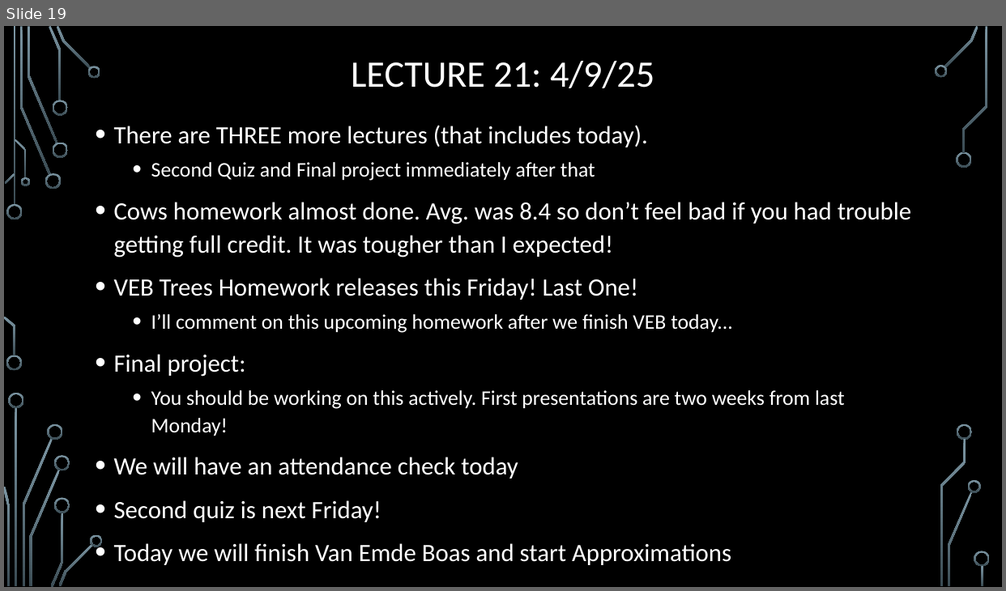
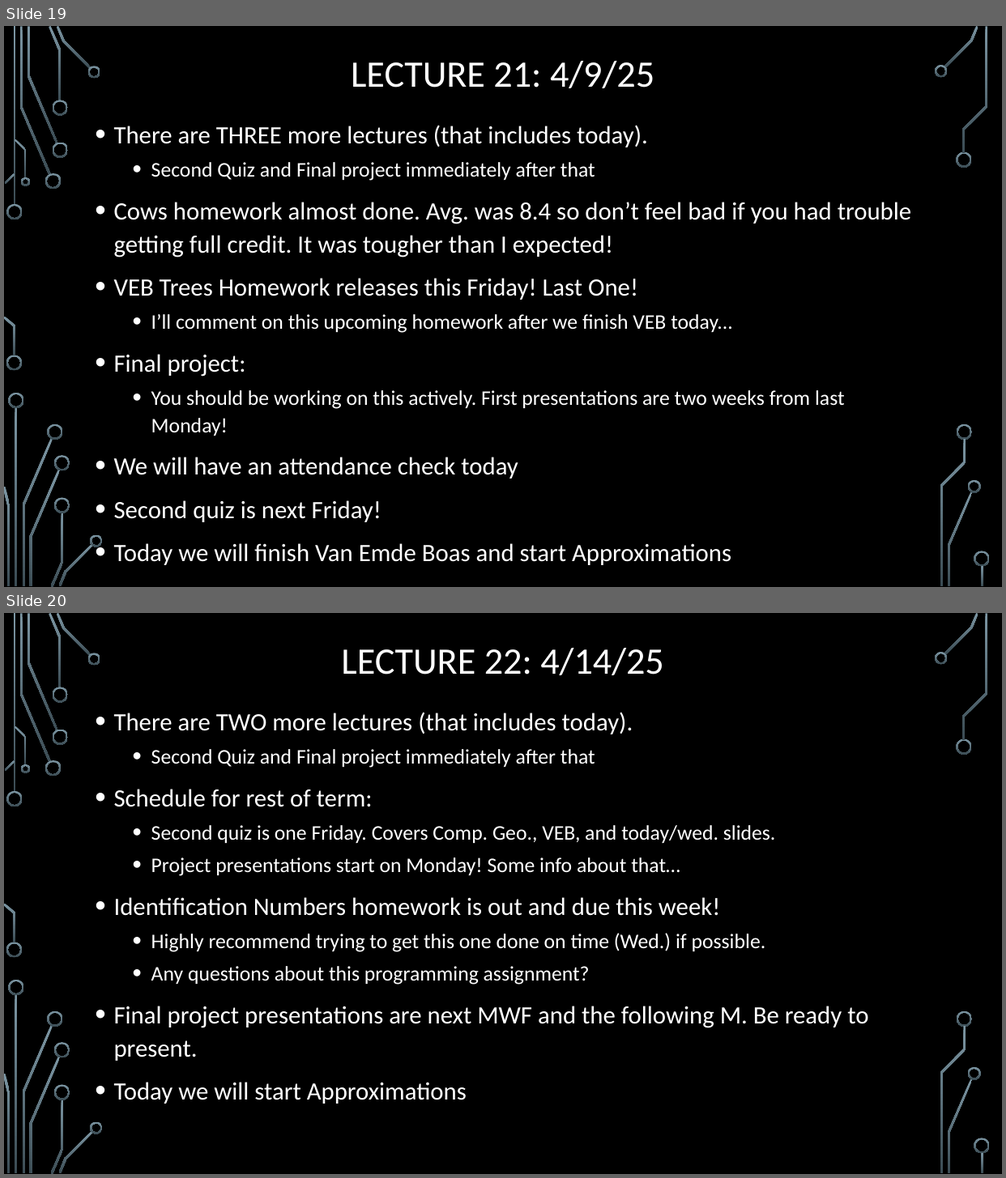
Before and after one commit to janiceeguo/advAlgo, a slide deck: slides/00-DailyAnnouncements.pptx. Shown one above the other, each under a label of ours: slide 19 before the commit, slides 19 and 20 after it. The pictures are 1006x591 and 1006x1178 pixels, drawn with LibreOffice and Linux fonts; fonts in the diff are those of the drawing; background and template pictures are left out. Boxes give left, top, right and bottom in pixels: in the first picture for what was removed or moved away, otherwise in the second. Text is boxed around its words. In the diff, an @@ line names an element or a change of style, - is before the commit and + after.

```diff
--- a/slides/00-DailyAnnouncements.pptx
+++ b/slides/00-DailyAnnouncements.pptx
@@ slide 20 added at bbox=[4, 613, 1002, 1174], background picture (left out); not listed: 36 template elements that a slide beside it also shows @@
@@ title added at bbox=[341, 648, 664, 675], 36 pt, text #FFFFFF @@
+LECTURE 22: 4/14/25
@@ text added at bbox=[114, 712, 868, 1104], 20 pt, text #FFFFFF @@
+• There are TWO more lectures (that includes today).
+  • Second Quiz and Final project immediately after that
+• Schedule for rest of term:
+  • Second quiz is one Friday. Covers Comp. Geo., VEB, and today/wed. slides.
+  • Project presentations start on Monday! Some info about that…
+• Identification Numbers homework is out and due this week!
+  • Highly recommend trying to get this one done on time (Wed.) if possible.
+  • Any questions about this programming assignment?
+• Final project presentations are next MWF and the following M. Be ready to present.
+• Today we will start Approximations
```
Also in this commit, not shown: 1 other file.
